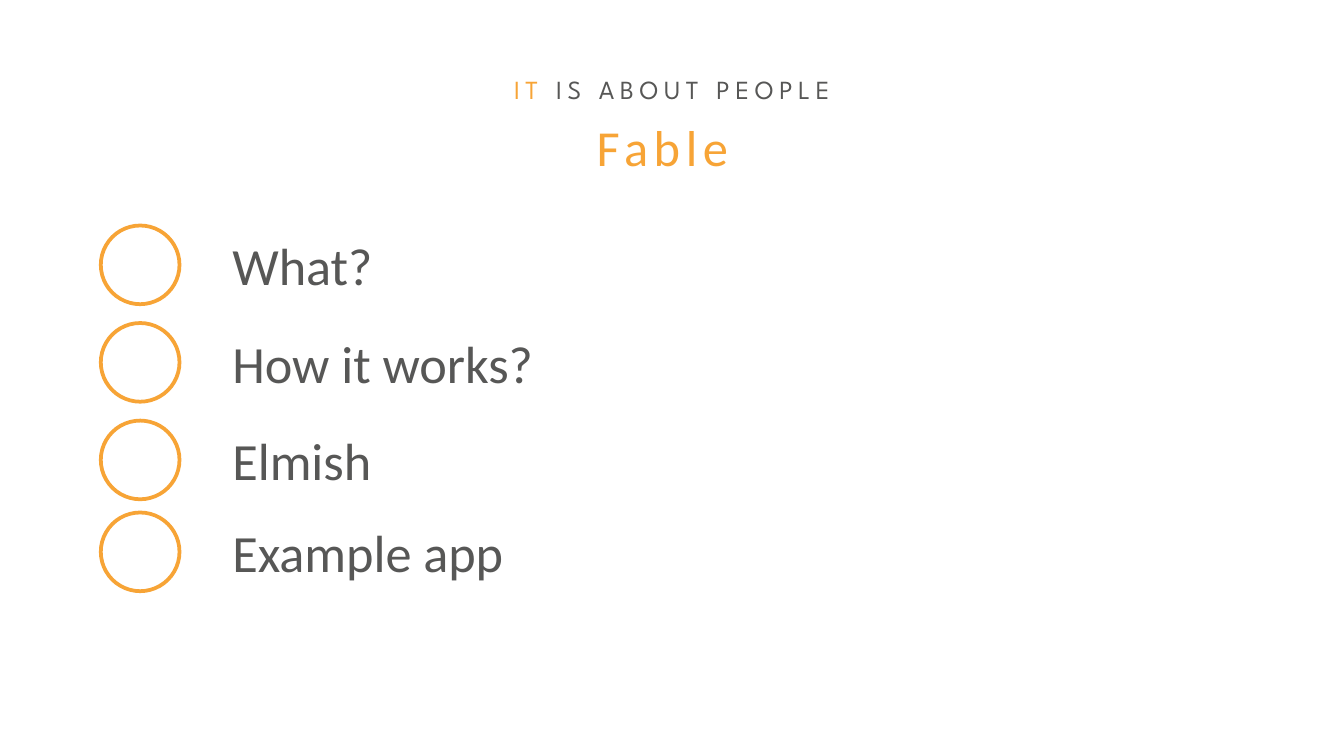
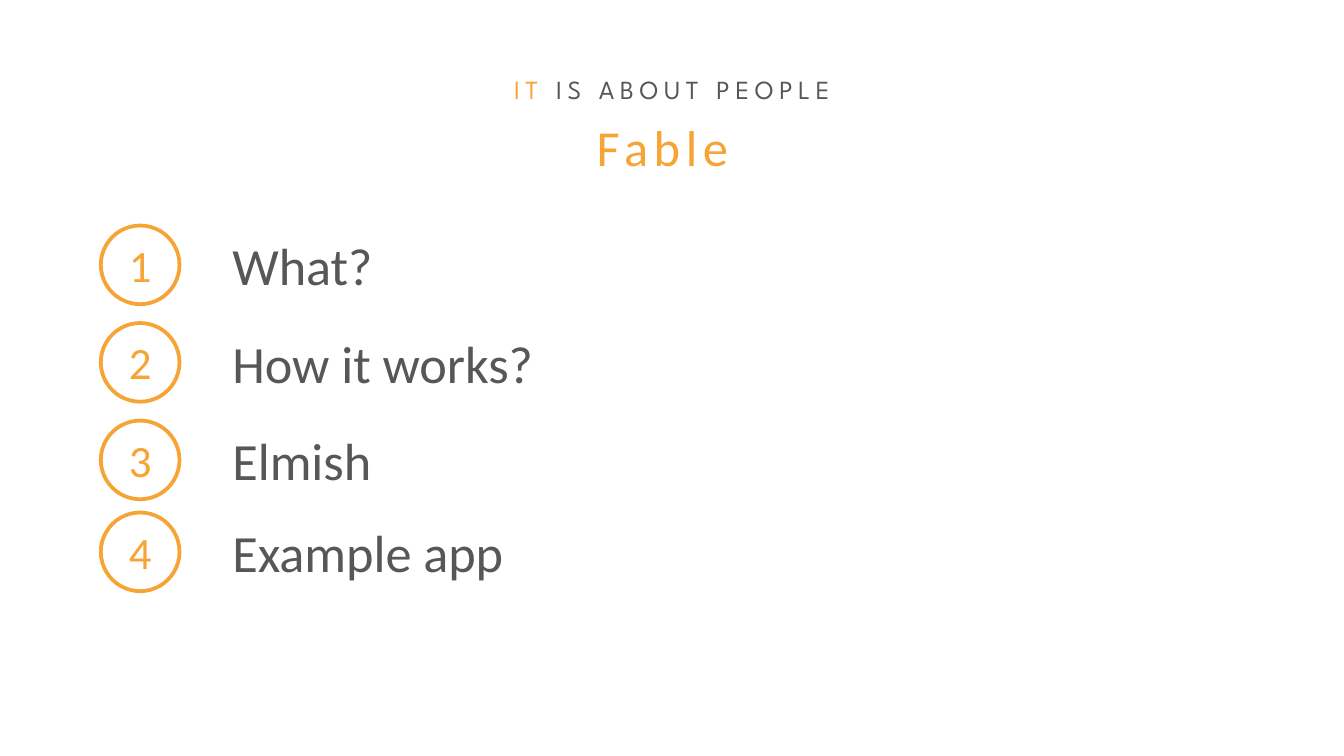
Before and after one commit to nojaf/presentations, a slide deck: slide 19 of fsharp-introduction/FSharpForWeb.pptx (slide 11 before the commit). Drawn at 1344x756 pixels with LibreOffice and Linux fonts; fonts in the diff are those of the drawing; background and template pictures are left out. Boxes give left, top, right and bottom in pixels: in the first picture for what was removed or moved away, otherwise in the second. Text is boxed around its words. In the diff, an @@ line names an element or a change of style, - is before the commit and + after.

```diff
--- a/fsharp-introduction/FSharpForWeb.pptx
+++ b/fsharp-introduction/FSharpForWeb.pptx
@@ text added at <box>129,253,152,282</box>, 24 pt, text #F7A436 @@
+1
@@ text added at <box>129,350,152,379</box>, 24 pt, text #F7A436 @@
+2
@@ text added at <box>129,448,152,478</box>, 24 pt, text #F7A436 @@
+3
@@ text added at <box>129,540,152,569</box>, 24 pt, text #F7A436 @@
+4
```
Also in this commit, not shown: 4 other slides changed, 8 slides added.
